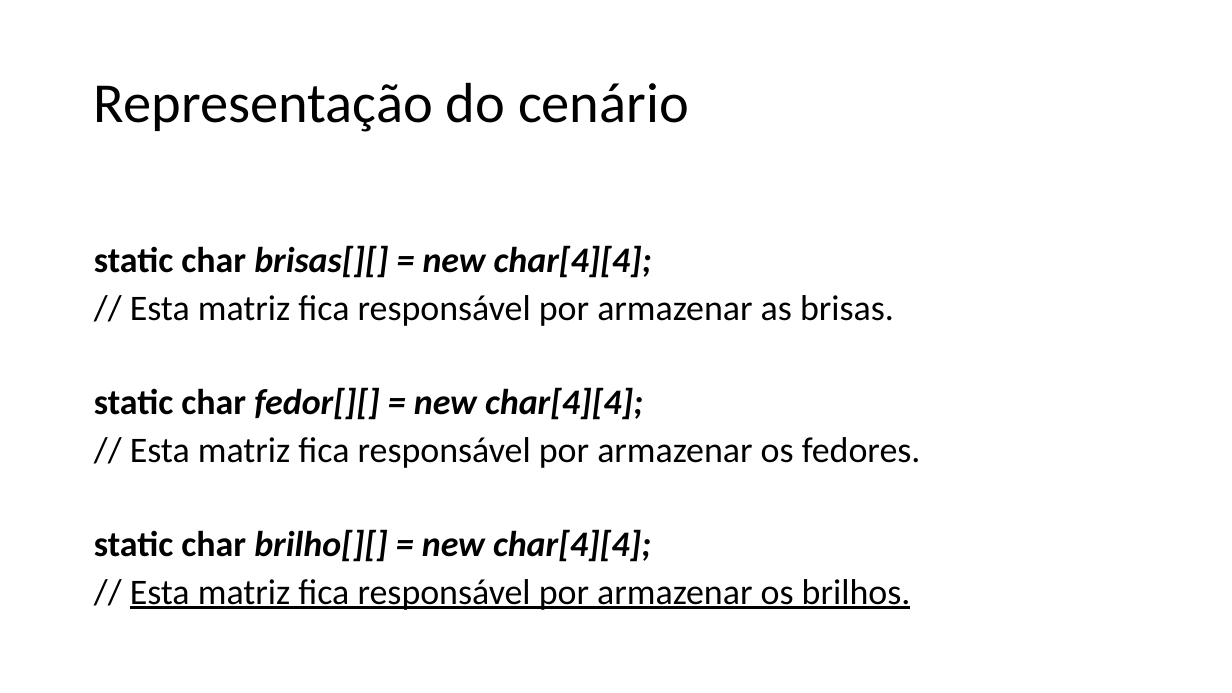
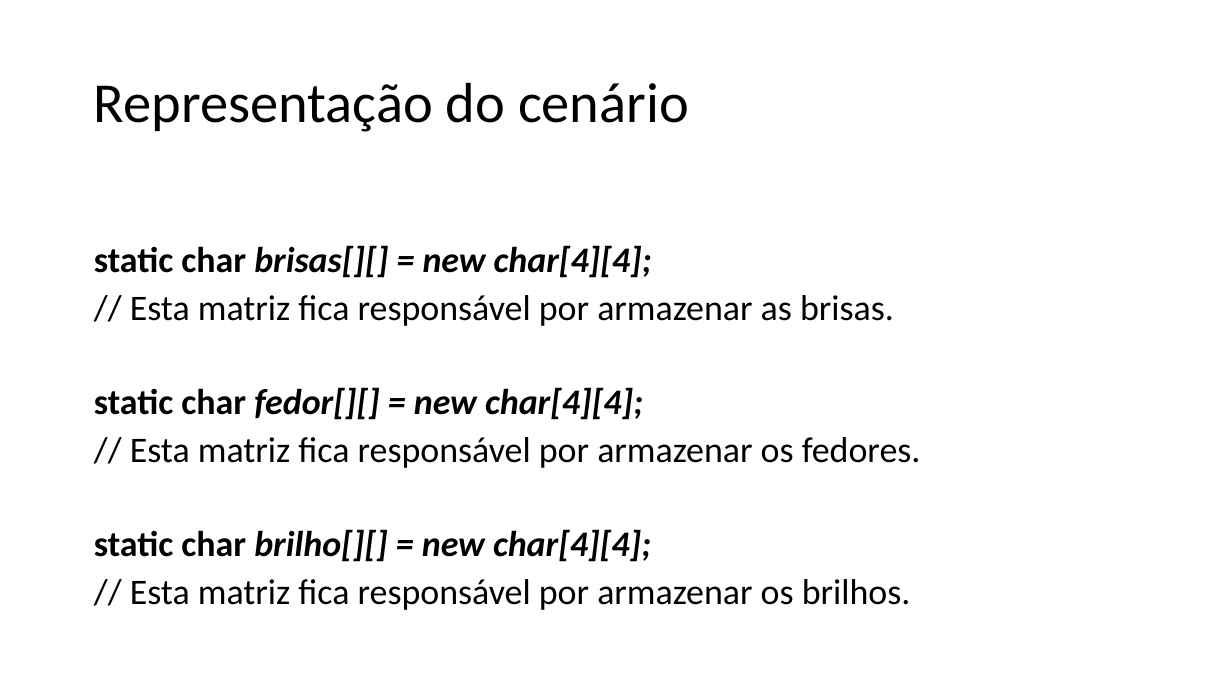
Before and after one commit to rodrigocarlos2/AgenteInteligente, a slide deck: slide 5 of Mundo do Wumpus.pptx. Drawn at 1232x693 pixels with LibreOffice and Linux fonts; fonts in the diff are those of the drawing. Boxes give left, top, right and bottom in pixels: in the first picture for what was removed or moved away, otherwise in the second. Text is boxed around its words. In the diff, an @@ line names an element or a change of style, - is before the commit and + after.

Commit message:
More up

```diff
--- a/Mundo do Wumpus.pptx
+++ b/Mundo do Wumpus.pptx
@@ text at (x1=130, y1=579, x2=911, y2=610): underline off in "Esta matriz fica responsável por armazenar os ..." @@
```
